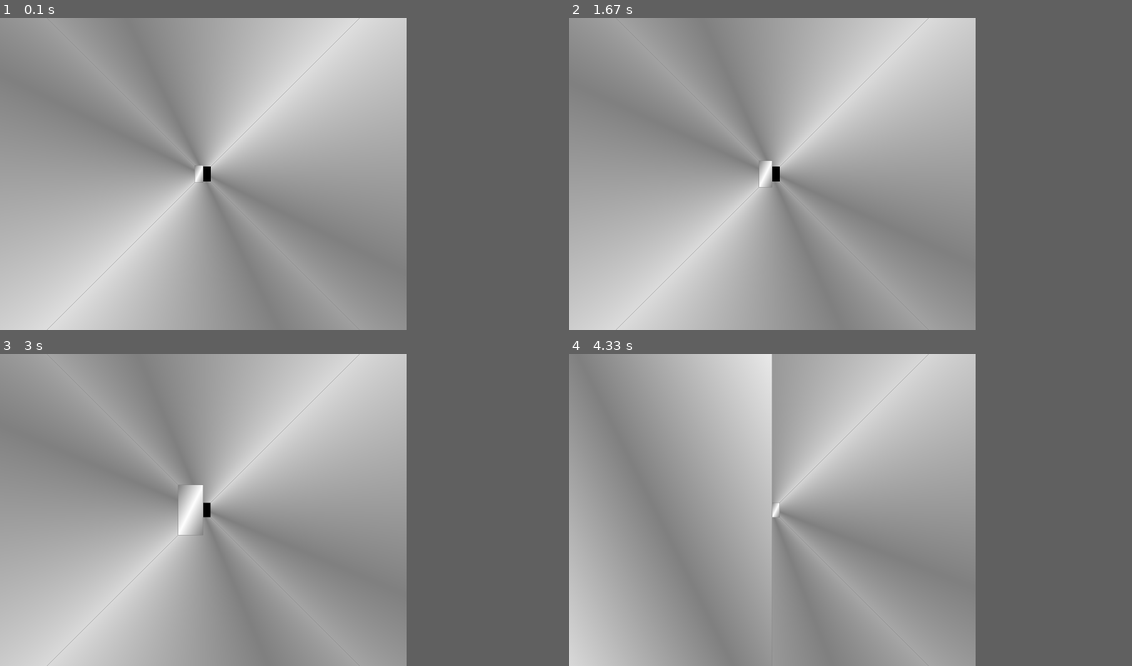
Above: before the commit, frames 1-4 (two rows, left to right).
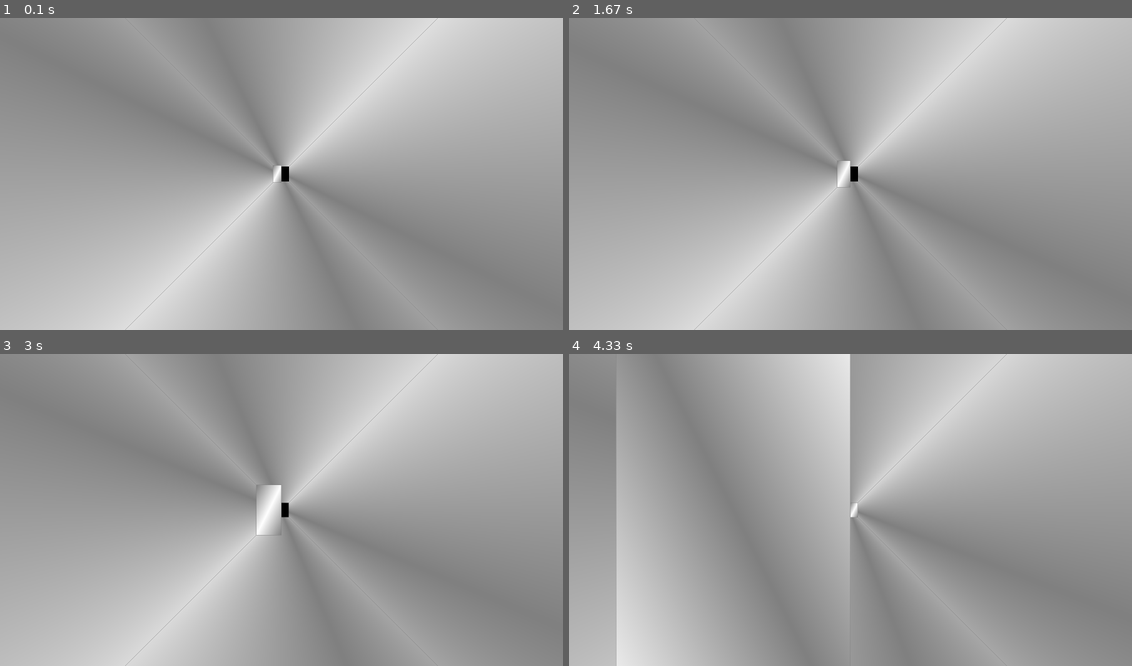
Above: after the commit, the same moments.

Repository: Koala-Lumpur/P3_group307
Game: pygame game, started from Game.py
The game is run twice, just before and just after one commit, with the same random seed, the same clock (stepped at 60 frames per second) and the same inputs.
Inputs:
- Up to frame 1 (0.1 s): no input
- Up to frame 2 (1.67 s): no input
- Up to frame 3 (3 s): no input
- Up to frame 4 (4.33 s): tap Enter at 3.33, 3.67, 4 s
In our replay, the window is 650x500 before the commit and 900x500 after it. These sizes can differ from the game's own. Grey fills any space a smaller window leaves; there, only what the larger window draws over its background counts as a difference.

The runs differ from the first frame. In frame 1, 38% of the frame differs, in the area x 8-100%, y 0-100%; in frame 2, 38%; in frame 3, 37%; in frame 4, 45%, in the area x 0-100%, y 0-100%.

Commit message:
Update Game.py

Diff:
--- a/Game.py
+++ b/Game.py
@@ -169,7 +169,7 @@
 def main():
 
     pygame.init()
-    display = (1300,1000)
+    display = (1800,1000)
     pygame.display.set_mode(display, DOUBLEBUF|OPENGL)
 
     gluPerspective(45, (display[0]/display[1]), 0.1, 50.0)
